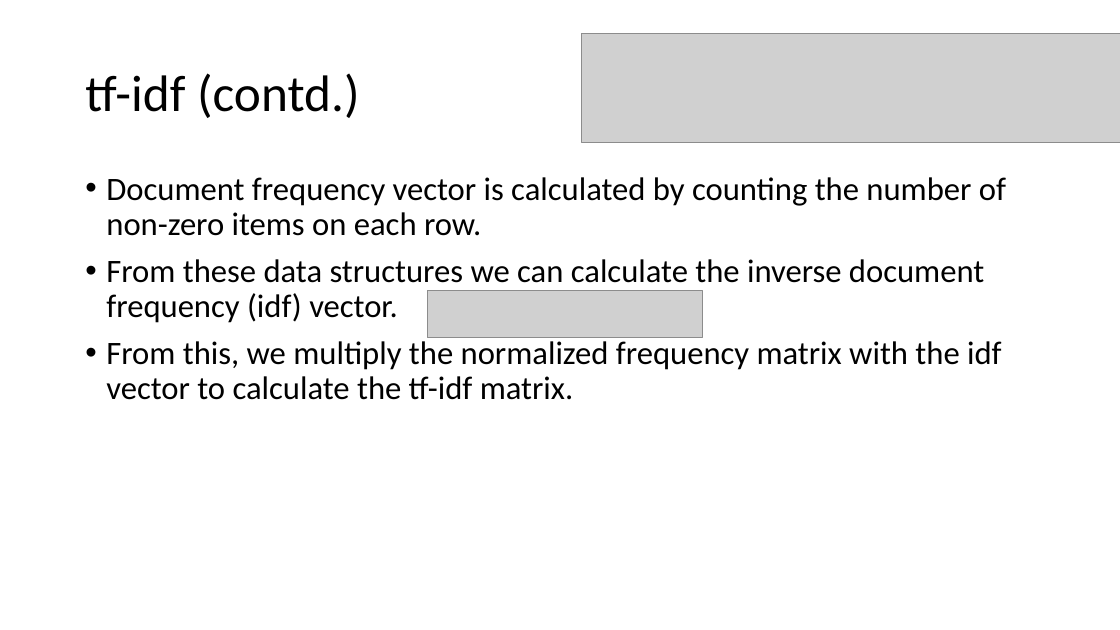
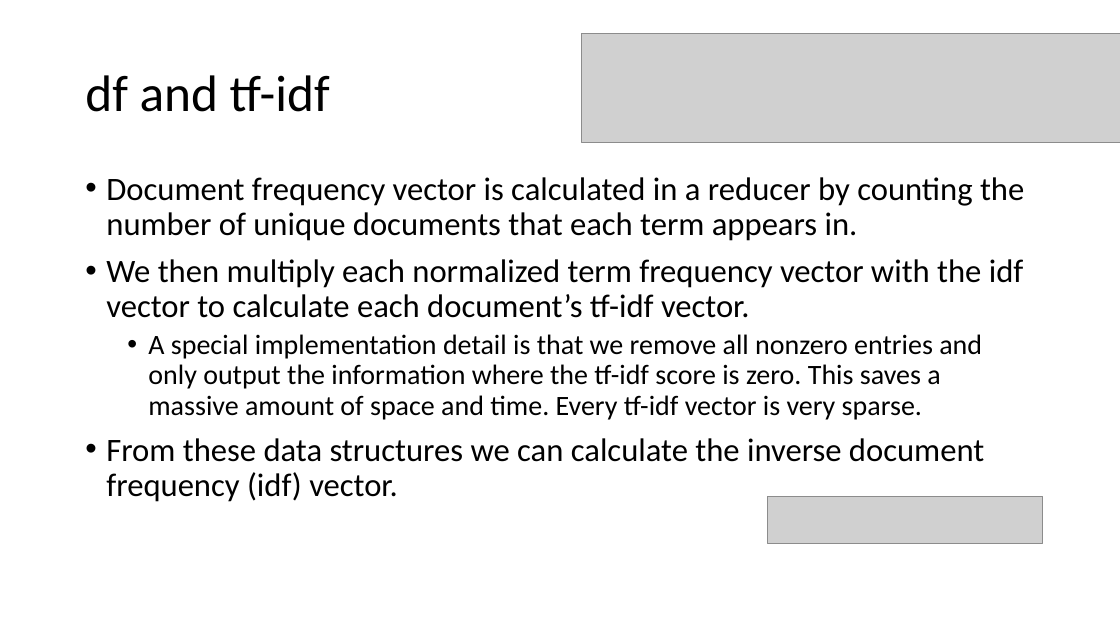
Before and after one commit to lnunno/big-data-nyt-tf-idf, a slide deck: slide 10 of docs/presentation.pptx (slide 8 before the commit). Drawn at 1120x630 pixels with LibreOffice and Linux fonts; fonts in the diff are those of the drawing; grey boxes stand for pictures. Boxes give left, top, right and bottom in pixels: in the first picture for what was removed or moved away, otherwise in the second. Text is boxed around its words. In the diff, an @@ line names an element or a change of style, - is before the commit and + after.

Commit message:
Updated slides

```diff
--- a/docs/presentation.pptx
+++ b/docs/presentation.pptx
@@ title at (85, 75, 330, 112): text changed @@
-tf-idf (contd.)
+df and tf-idf
@@ text at (106, 177, 1024, 420): text changed @@
-• Document frequency vector is calculated by counting the number of non-zero items on each row.
+• Document frequency vector is calculated in a reducer by counting the number of unique documents that each term appears in.
+• We then multiply each normalized term frequency vector with the idf vector to calculate each document’s tf-idf vector.
+  • A special implementation detail is that we remove all nonzero entries and only output the information where the tf-idf score is zero. This saves a massive amount of space and time. Every tf-idf vector is very sparse.
@@ text at (106, 341, 1002, 400): paragraph removed @@
-• From this, we multiply the normalized frequency matrix with the idf vector to calculate the tf-idf matrix.
@@ picture: place and size @@
-picture at (428, 291, 702, 338)
+picture at (768, 497, 1043, 544)
```
Also in this commit, not shown: 3 other slides changed, 8 slides added, 2 slides removed.
